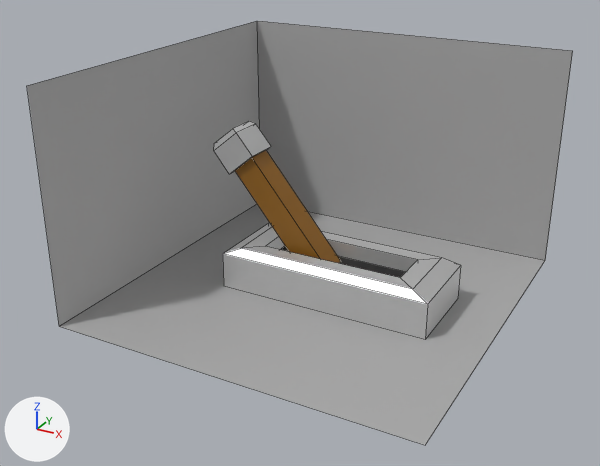
One commit to the Blender file Assets/Props/switch.blend: the scene before it, then after it.
Before and after are seen from a 50 mm camera at (1.78, -3.69, 2.15) aimed at (-0.15, -0.18, 0.39). The lights are fixed; the arrows at lower left show +X, +Y and +Z. Mesh edges are drawn as thin lines.

The first picture shows 'base palanca', 'fondo', 'palanca'.
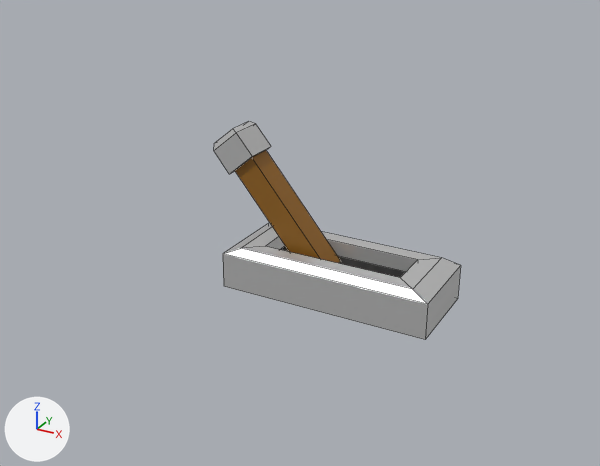
The change, as a list of edits to the scene's bpy script:
```text
Remove ob_fondo:
    ob_fondo = bpy.data.objects.new('fondo', me_plane)
    ob_fondo.location = (-0.095, -0.034, 0.0)
    ob_fondo.scale = (0.994, 0.994, 0.994)
```

Changed parts and their boxes [x1, y1, x2, y2] in the pictures (600 x 466 px):
'fondo', deleted
    before: [27, 21, 573, 445]
